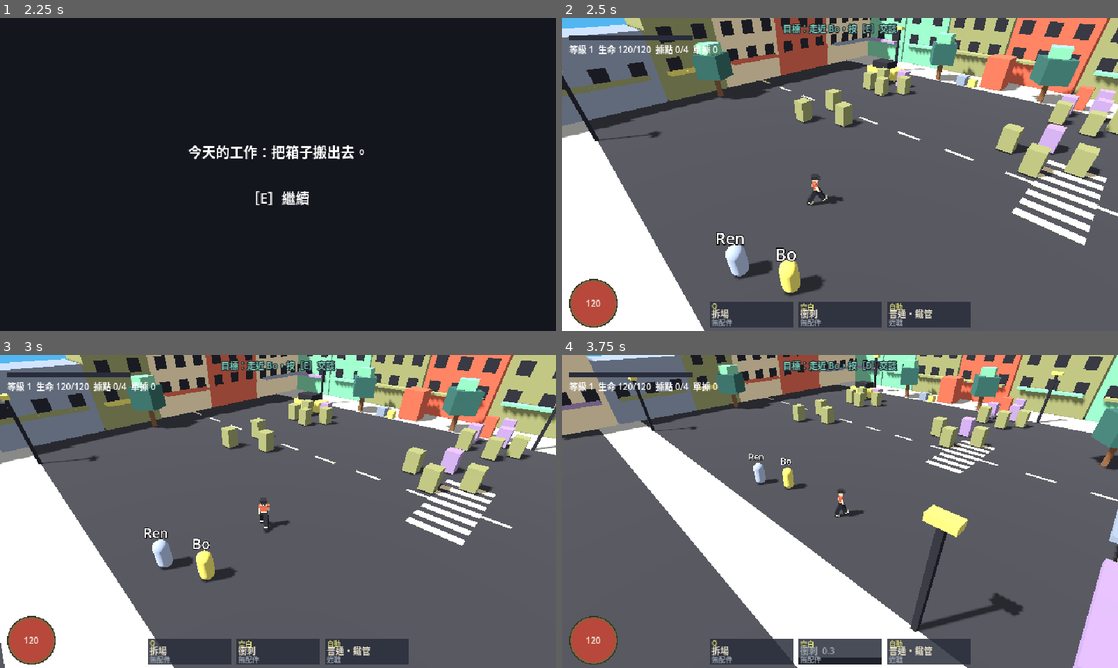
Above: before the commit, frames 1-4 (two rows, left to right).
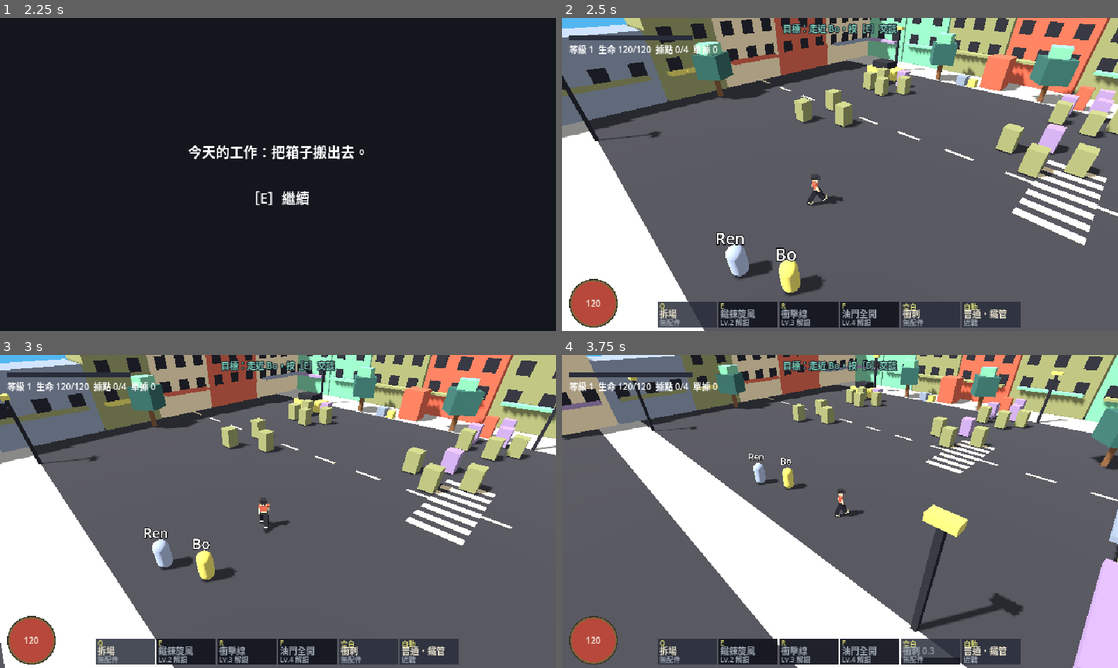
Above: after the commit, the same moments.

Repository: yauchai2/Game-Lab-2
Game: Godot game, scene res://game/title.tscn
Same seed, same stepped clock (60 frames per second), same inputs: the game is played once before the commit and once after it.
Inputs (mouse positions are in pixels of both pictures, inside the frame that each line leads up to):
- Up to frame 1 (2.25 s): click "新遊戲" at 0.5 s; click "選擇" at 1.25 s; tap Enter at 2 s; move the mouse to (400, 158) at 2.02 s; hold D from 2.03 s (still down); tap E at 2.1 s; click (400, 158) at 2.17 s
- Up to frame 2 (2.5 s): keep holding D; tap Space at 2.27 s; tap R at 2.3 s
- Up to frame 3 (3 s): move the mouse to (166, 527) at 2.77 s; release D at 2.78 s; hold S from 2.78 s (still down); tap R at 2.85 s; click (166, 527) at 2.92 s
- Up to frame 4 (3.75 s): tap Space at 3.02 s; tap F at 3.05, 3.6 s; move the mouse to (895, 442) at 3.52 s; release S at 3.53 s; hold D from 3.53 s (still down); click (895, 442) at 3.67 s

Frame 1 is identical in both runs. In frame 2, 4.4% of the frame differs, in the area x 17-83%, y 90-99%; in frame 3, 4.4%; in frame 4, 4.3%.

Commit message:
技能列擴充到 Q／E／R／F：通用技能、等級解鎖、每技能獨立配件槽，工作枱與畫面技能列更新
Co-Authored-By: Claude Sonnet 5.5 <noreply@anthropic.com>
Claude-Session: https://claude.ai/code/session_018tqqU7rwEZ4u67toavQ9ri

Diff:
--- a/game/scripts/bench.gd
+++ b/game/scripts/bench.gd
@@ -17,7 +17,10 @@
 	"body": "身體欄\n提供生命或技能傷害。",
 	"feet": "腳部欄\n提供移速或技能冷卻。",
 	"trinket": "飾物欄\n提供技能傷害、冷卻或普攻傷害。",
-	"demolish": "技能卡匣槽\n裝上配件，改變這個技能的效果。",
+	"demolish": "招牌技能槽（Q）\n裝上配件，改變這個技能的效果。\n點選技能槽後，再裝上配件，就會裝進這個技能。",
+	"skill_e": "鐵鍊旋風（E）\n身邊連續三下範圍打擊。\n點選技能槽後再裝配件。",
+	"skill_r": "衝擊線（R）\n朝滑鼠方向炸出一排爆炸。\n點選技能槽後再裝配件。",
+	"skill_f": "油門全開（F）\n短時間加快移動與普攻。\n配件的冷卻與範圍詞綴有效。",
 	"skate": "衝刺卡匣槽\n裝上配件，改變衝刺的效果。",
 }
 const TAGS := {"demolish": "技", "skate": "衝", "weapon": "武", "head": "頭", "body": "身", "feet": "腳", "trinket": "飾"}
@@ -28,6 +31,7 @@
 var hover_uid := -1
 var hover_slot := ""
 var message := ""
+var target_cart := "demolish"
 var body := Control.new()
 var tip_head_bg := ColorRect.new()
 var tip_head := Label.new()
@@ -165,25 +169,35 @@
 	var o := DOLL_ORIGIN
 	var sil := ColorRect.new()
 	sil.color = Color("1B1813")
-	sil.position = o + Vector2(0, 0)
-	sil.size = Vector2(376, 170)
+	sil.position = o
+	sil.size = Vector2(376, 128)
 	sil.mouse_filter = Control.MOUSE_FILTER_IGNORE
 	body.add_child(sil)
-	_slot_cell("weapon", 0, o + Vector2(24, 12), Vector2(48, 96))
-	_slot_cell("head", 0, o + Vector2(164, 6), Vector2(48, 44))
-	_slot_cell("body", 0, o + Vector2(164, 54), Vector2(48, 64))
-	_slot_cell("feet", 0, o + Vector2(164, 122), Vector2(48, 44))
-	_slot_cell("trinket", 0, o + Vector2(304, 12), Vector2(48, 44))
+	_slot_cell("weapon", 0, o + Vector2(24, 8), Vector2(48, 92))
+	_slot_cell("head", 0, o + Vector2(164, 4), Vector2(48, 32))
+	_slot_cell("body", 0, o + Vector2(164, 38), Vector2(48, 52))
+	_slot_cell("feet", 0, o + Vector2(164, 92), Vector2(48, 32))
+	_slot_cell("trinket", 0, o + Vector2(304, 8), Vector2(48, 36))
 	var w: Dictionary = jax.weapon_stats()
-	_label("普通攻擊：%s" % ("近戰" if w["kind"] == "melee" else "遠程"), o + Vector2(10, 114), 8, Color("8C8470"))
+	_label("普通攻擊：%s" % ("近戰" if w["kind"] == "melee" else "遠程"), o + Vector2(10, 106), 8, Color("8C8470"))
 
 func _cartridges() -> void:
-	var y := 204
-	var groups := [["demolish", "%s\n［Q］" % jax.skill_name, 244], ["skate", "衝刺\n［空白］", 436]]
-	for g in groups:
-		_label(g[1], Vector2(g[2], y), 9, Color("75C7B0"))
+	# 技能列：Q／E／R／F 與衝刺，各 2 個配件槽。點技能槽＝指定配件裝進哪個技能。
+	var groups := ["demolish", "skill_e", "skill_r", "skill_f", "skate"]
+	for gi in groups.size():
+		var cart: String = groups[gi]
+		var x := 244 + (gi % 2) * 190
+		var y := 164 + (gi / 2) * 25
+		var locked: bool = not jax.skill_unlocked(cart) if cart != "skate" else false
+		var key: String = jax.SKILL_KEYS.get(cart, "空白")
+		var nm: String = jax.skill_name if cart == "demolish" else ("衝刺" if cart == "skate" else jax.EXTRA_SKILLS[cart]["name"])
+		var col := Color("75C7B0") if cart == target_cart else (Color("5E5848") if locked else Color("C9BC9A"))
+		_label("%s\n%s" % [key, nm.left(3)], Vector2(x, y - 1), 8, col)
+		if locked:
+			_label("Lv.%d 解鎖" % jax.EXTRA_SKILLS[cart]["unlock"], Vector2(x + 48, y + 5), 9, Color("5E5848"))
+			continue
 		for i in 2:
-			_slot_cell(g[0], i, Vector2(g[2] + 48 + i * 66, y), Vector2(64, 30))
+			_slot_cell(cart, i, Vector2(x + 34 + i * 76, y), Vector2(74, 22))
 
 func _slot_cell(cart: String, idx: int, pos: Vector2, cell_size: Vector2) -> void:
 	var item: Variant = jax.slots[cart][idx]
@@ -202,13 +216,13 @@
 	var b := _cell(pos, cell_size, title, Color.WHITE if selected else border, CELL_ON if item != null else CELL, 3 if selected else 1)
 	b.add_theme_color_override("font_color", name_color)
 	b.add_theme_color_override("font_hover_color", name_color)
-	b.pressed.connect(_on_slot_pressed.bind(uid))
+	b.pressed.connect(_on_slot_pressed.bind(uid, cart))
 	b.mouse_entered.connect(_on_hover.bind(uid, cart))
 	b.mouse_exited.connect(_on_hover.bind(-1, ""))
 	b.gui_input.connect(_on_cell_input.bind(uid))
 
 func _inventory_grid() -> void:
-	_label("背包 %d／%d" % [jax.inventory.size(), jax.INVENTORY_LIMIT], Vector2(244, 240), 9, Color("C9BC9A"))
+	_label("背包 %d／%d　配件裝進：%s" % [jax.inventory.size(), jax.INVENTORY_LIMIT, jax.skill_name_of(target_cart)], Vector2(244, 240), 9, Color("C9BC9A"))
 	for n in jax.INVENTORY_LIMIT:
 		var pos := Vector2(244 + (n % 6) * 63, 254 + (n / 6) * 38)
 		if n >= jax.inventory.size():
@@ -258,8 +272,8 @@
 			t += "%s\n" % ("近戰・自動揮擊身邊敵人" if def["kind"] == "melee" else ("遠程・自動射擊最近的 3 個敵人" if def.get("pellets", 1) > 1 else "遠程・自動射擊最近的敵人"))
 			t += "傷害 %d　間隔 %.2f 秒　射程 %.1f 米\n" % [roundi(w["dmg"]), w["cd"], w["reach"]]
 	else:
-		var cname: String = jax.skill_name if cart == "demolish" else "滑板衝刺"
-		t += "[color=#9A927C]卡匣配件・%s[/color]\n%s\n" % [cname, def["desc"]]
+		var cname: String = "技能配件" if cart == "demolish" else "滑板衝刺"
+		t += "[color=#9A927C]%s[/color]\n%s\n" % [cname, def["desc"]]
 	t += "[color=#5E5848]────────[/color]\n"
 	var any := false
 	for part in jax.item_affix_text(item).split(", "):
@@ -276,8 +290,8 @@
 			current = jax.slots[cart][0]
 		if current != null:
 			t += "[color=#9A927C]裝上後會替換：%s[/color]" % jax.item_name(current)
-		elif cart not in GEAR_NAMES and jax.slots[cart].find(null) < 0:
-			t += "[color=#CC6657]兩個槽已滿，請先拆下一個[/color]"
+		elif cart not in GEAR_NAMES and jax.slots[target_cart if cart == "demolish" else cart].find(null) < 0:
+			t += "[color=#CC6657]選定的技能兩個槽已滿，請先拆下一個[/color]"
 		else:
 			t += "[color=#9A927C]雙擊裝上[/color]"
 	else:
@@ -324,9 +338,13 @@
 	message = ""
 	refresh()
 
-func _on_slot_pressed(uid: int) -> void:
+func _on_slot_pressed(uid: int, cart: String) -> void:
+	if cart in jax.SKILL_CARTS:
+		target_cart = cart
 	if uid >= 0:
 		_on_select(uid)
+	else:
+		refresh()
 
 func _on_cell_input(event: InputEvent, uid: int) -> void:
 	if uid >= 0 and event is InputEventMouseButton and event.pressed and event.double_click and event.button_index == MOUSE_BUTTON_LEFT:
@@ -334,7 +352,7 @@
 		act("toggle_equip")
 
 func act(method: String) -> void:
-	var msg: String = jax.call(method, selected_uid)
+	var msg: String = jax.toggle_equip(selected_uid, target_cart) if method == "toggle_equip" else jax.call(method, selected_uid)
 	SFX.play(self, "ui_error" if msg != "" else "ui_click", -4.0)
 	if method == "scrap_item":
 		selected_uid = -1
--- a/game/scripts/hud.gd
+++ b/game/scripts/hud.gd
@@ -145,15 +145,15 @@
 
 # ---------- 底部技能列 ----------
 
-const SKILL_BOX := Vector2(96, 30)
+const SKILL_BOX := Vector2(68, 30)
 
 func _build_skill_bar() -> void:
-	var defs := [["skill", "Q"], ["dash", "空白"], ["weapon", "自動"]]
+	var defs := [["demolish", "Q"], ["skill_e", "E"], ["skill_r", "R"], ["skill_f", "F"], ["dash", "空白"], ["weapon", "自動"]]
 	for i in defs.size():
 		var back := ColorRect.new()
 		back.color = Color(0.16, 0.18, 0.23, 0.85)
 		back.size = SKILL_BOX
-		back.position = Vector2(320 - 150 + i * 102, 326)
+		back.position = Vector2(320 - defs.size() * 35 + i * 70, 326)
 		add_child(back)
 		var cool := ColorRect.new()
 		cool.color = Color(0.05, 0.06, 0.09, 0.7)
@@ -169,31 +169,45 @@
 		back.add_child(key)
 		var title := Label.new()
 		title.position = Vector2(2, 6)
+		title.size = Vector2(SKILL_BOX.x - 4, 12)
+		title.clip_text = true
 		title.add_theme_font_size_override("font_size", 10)
 		back.add_child(title)
 		var sub := Label.new()
 		sub.position = Vector2(2, 17)
+		sub.size = Vector2(SKILL_BOX.x - 4, 11)
+		sub.clip_text = true
 		sub.add_theme_font_size_override("font_size", 8)
 		sub.add_theme_color_override("font_color", Color("9AA3AD"))
 		back.add_child(sub)
 		skill_boxes[defs[i][0]] = {"cool": cool, "title": title, "sub": sub}
 
-func _set_box(id: String, title: String, sub: String, remain: float, total: float) -> void:
+func _set_box(id: String, title: String, sub: String, remain: float, total: float, locked := false) -> void:
 	var box: Dictionary = skill_boxes[id]
 	box["title"].text = title
 	box["sub"].text = sub
 	box["cool"].size.y = SKILL_BOX.y * clampf(remain / maxf(total, 0.01), 0.0, 1.0)
+	if locked:
+		box["cool"].size.y = SKILL_BOX.y
 	box["cool"].position.y = SKILL_BOX.y - box["cool"].size.y
-	box["title"].add_theme_color_override("font_color", Color("E7DFC9") if remain <= 0.0 else Color("9AA3AD"))
+	box["title"].add_theme_color_override("font_color", Color("E7DFC9") if remain <= 0.0 and not locked else Color("9AA3AD"))
 
 func _update_skill_bar() -> void:
-	var skill_sub: String = jax.slot_names("demolish")
+	var w: Dictionary = jax.weapon_stats()
+	for cart in jax.SKILL_CARTS:
+		var nm: String = jax.skill_name_of(cart)
+		var remain: float = jax.skill_timer_of(cart)
+		var total: float = jax.skill_cooldown if cart == "demolish" else jax.EXTRA_SKILLS[cart]["cd"]
+		var locked: bool = not jax.skill_unlocked(cart)
+		var atts: String = jax.slot_names(cart)
+		var sub := "Lv.%d 解鎖" % jax.EXTRA_SKILLS[cart]["unlock"] if locked else (atts if atts != "" else "無配件")
+		var title := nm if remain <= 0.0 or locked else "%s %.1f" % [nm, remain]
+		if cart == "skill_f" and jax.buff_left > 0.0:
+			title = "%s %.1f" % [nm, jax.buff_left]
+		_set_box(cart, title, sub, remain, total, locked)
+	var dcd: float = jax.dash_timer
 	var dash_sub: String = jax.slot_names("skate")
-	var w: Dictionary = jax.weapon_stats()
-	var cd: float = jax.skill_timer
-	var dcd: float = jax.dash_timer
-	_set_box("skill", jax.skill_name + ("" if cd <= 0.0 else "  %.1f" % cd), skill_sub if skill_sub != "" else "無配件", cd, jax.skill_cooldown)
-	_set_box("dash", "衝刺" + ("" if dcd <= 0.0 else "  %.1f" % dcd), dash_sub if dash_sub != "" else "無配件", dcd, jax.dash_cooldown)
+	_set_box("dash", "衝刺" + ("" if dcd <= 0.0 else " %.1f" % dcd), dash_sub if dash_sub != "" else "無配件", dcd, jax.dash_cooldown)
 	var wi: Variant = jax.slots["weapon"][0]
 	_set_box("weapon", jax.item_name(wi) if wi != null else "空手", "近戰" if w["kind"] == "melee" else "遠程", 0.0, 1.0)
 
--- a/game/scripts/jax.gd
+++ b/game/scripts/jax.gd
@@ -28,7 +28,7 @@
 
 var receipts := 0
 var inventory: Array = []
-var slots := {"demolish": [null, null], "skate": [null, null], "weapon": [null], "head": [null], "body": [null], "feet": [null], "trinket": [null]}
+var slots := {"demolish": [null, null], "skill_e": [null, null], "skill_r": [null, null], "skill_f": [null, null], "skate": [null, null], "weapon": [null], "head": [null], "body": [null], "feet": [null], "trinket": [null]}
 var base_speed := 6.0
 var gear_hp_bonus := 0
 var next_uid := 1
@@ -59,6 +59,16 @@
 var skill_name := "拆場"
 var skill_desc := "身邊範圍震擊"
 var skill_center := Vector3.ZERO
+## 技能列：Q 是角色招牌技，E／R／F 是通用技，達到等級解鎖。每個技能有自己的 2 個配件槽。
+const SKILL_CARTS := ["demolish", "skill_e", "skill_r", "skill_f"]
+const SKILL_KEYS := {"demolish": "Q", "skill_e": "E", "skill_r": "R", "skill_f": "F"}
+const EXTRA_SKILLS := {
+	"skill_e": {"name": "鐵鍊旋風", "desc": "在身邊揮舞鐵鍊，連續三下範圍打擊", "unlock": 2, "cd": 4.0},
+	"skill_r": {"name": "衝擊線", "desc": "朝滑鼠方向依序炸出一排爆炸", "unlock": 3, "cd": 5.0},
+	"skill_f": {"name": "油門全開", "desc": "短時間大幅加快移動與普通攻擊", "unlock": 4, "cd": 14.0},
+}
+var extra_timers := {"skill_e": 0.0, "skill_r": 0.0, "skill_f": 0.0}
+var buff_left := 0.0
 
 func _ready() -> void:
 	add_to_group("player")
@@ -123,7 +133,7 @@
 	item_rolls = d["item_rolls"]
 	for cart in slots:
 		for i in slots[cart].size():
-			var uid: int = d["equipped"][cart][i]
+			var uid: int = d["equipped"].get(cart, [-1, -1])[i]
 			slots[cart][i] = find_item(uid) if uid >= 0 else null
 
 func xp_to_next() -> int:
@@ -277,8 +287,10 @@
 				return {"cart": cart, "idx": i}
 	return {}
 
-func item_in_slots(type: String) -> Variant:
+func item_in_slots(type: String, only_cart := "") -> Variant:
 	for cart in slots:
+		if only_cart != "" and cart != only_cart:
+			continue
 		for it in slots[cart]:
 			if it != null and it["type"] == type:
 				return it
@@ -352,7 +364,7 @@
 	return true
 
 # Bench actions return an empty string on success, or a message for the player.
-func toggle_equip(uid: int) -> String:
+func toggle_equip(uid: int, target := "") -> String:
 	var info := slot_info(uid)
 	if not info.is_empty():
 		slots[info["cart"]][info["idx"]] = null
@@ -368,11 +380,18 @@
 		recalc_gear()
 		SFX.play(self, "ui_click", -6.0)
 		return ""
-	var free: int = slots[cart].find(null)
-	if free < 0:
-		return "此卡匣兩個槽已滿，請先拆下一個。"
-	slots[cart][free] = item
-	return ""
+	# 技能配件：優先裝進指定的技能，否則裝進第一個有空槽的已解鎖技能。
+	var order: Array = SKILL_CARTS if cart == "demolish" else [cart]
+	if cart == "demolish" and target in SKILL_CARTS:
+		order = [target]
+	for c in order:
+		if not skill_unlocked(c):
+			continue
+		var free: int = slots[c].find(null)
+		if free >= 0:
+			slots[c][free] = item
+			return ""
+	return "選定的技能兩個槽已滿，請先拆下一個。" if order.size() == 1 else "所有已解鎖技能的槽都滿了。"
 
 func reroll_item(uid: int) -> String:
 	var item: Variant = find_item(uid)
@@ -439,6 +458,12 @@
 	elif event is InputEventKey and event.pressed and not event.echo:
 		if event.keycode == KEY_Q:
 			use_skill()
+		elif event.keycode == KEY_E:
+			use_extra("skill_e")
+		elif event.keycode == KEY_R:
+			use_extra("skill_r")
+		elif event.keycode == KEY_F:
+			use_extra("skill_f")
 		elif event.keycode == KEY_SPACE:
 			# 有按方向鍵就朝該方向衝刺，否則朝滑鼠位置。
 			var wasd := _move_input()
@@ -532,6 +557,50 @@
 			_spawn_zone(global_position, 1.2, 2.5, int(6 * item_power(trail) * (1.0 + affix_total("dmg", "skate") / 100.0)), Color("CC6657"))
 
 # 拆場: short windup, then a shockwave that hits every enemy in range.
+func skill_unlocked(cart: String) -> bool:
+	return not EXTRA_SKILLS.has(cart) or level >= EXTRA_SKILLS[cart]["unlock"]
+
+func skill_name_of(cart: String) -> String:
+	return skill_name if cart == "demolish" else EXTRA_SKILLS[cart]["name"]
+
+func skill_timer_of(cart: String) -> float:
+	return skill_timer if cart == "demolish" else extra_timers[cart]
+
+func _reduce_cd(cart: String, amount: float) -> void:
+	if cart == "demolish":
+		skill_timer = maxf(skill_timer - amount, 0.0)
+	else:
+		extra_timers[cart] = maxf(extra_timers[cart] - amount, 0.0)
+
+# E／R／F：通用技能，即時施放。
+func use_extra(cart: String) -> void:
+	var def: Dictionary = EXTRA_SKILLS[cart]
+	if dead or not skill_unlocked(cart) or extra_timers[cart] > 0.0 or dash_left > 0.0 or windup_left >= 0.0:
+		return
+	var cd: float = def["cd"] * (1.0 - affix_total("cd", cart) / 100.0)
+	extra_timers[cart] = cd
+	match cart:
+		"skill_e":
+			SFX.play(self, "slam", -3.0)
+			_run_skill(cart, [global_position], 0.5, 3.0, 3, 0.3)
+		"skill_r":
+			var p: Variant = _pick_point(get_viewport().get_mouse_position())
+			var aim: Vector3 = p if p != null else global_position - global_transform.basis.z * 6.0
+			var dir := aim - global_position
+			dir.y = 0.0
+			dir = dir.normalized() if dir.length() > 0.1 else -global_transform.basis.z
+			look_at(global_position + dir, Vector3.UP)
+			var centers: Array = []
+			for i in 4:
+				centers.append(global_position + dir * (2.0 + 2.2 * i))
+			SFX.play(self, "slam", -3.0)
+			_run_skill(cart, centers, 0.9, 1.6, 1, 0.0)
+		"skill_f":
+			buff_left = 5.0 + affix_total("range", cart) * 3.0
+			SFX.play(self, "pickup_item", -2.0)
+			flash_text = "油門全開！"
+			levelup_flash = 1.2
+
 func use_skill() -> void:
 	if dead or skill_timer > 0.0 or windup_left >= 0.0 or dash_left > 0.0:
 		return
@@ -546,26 +615,31 @@
 		skill_center = global_position + off
 		if off.length() > 0.1:
 			look_at(global_position + off, Vector3.UP)
-	windup_left = skill_windup + (0.2 if item_in_slots("heavy") != null else 0.0)
+	windup_left = skill_windup + (0.2 if item_in_slots("heavy", "demolish") != null else 0.0)
 	skill_cast.emit(skill_name, slot_names("demolish"))
 	SFX.play(self, "windup", -6.0)
 	skill_timer = skill_cooldown * (1.0 - affix_total("cd", "demolish") / 100.0)
 
 func _slam() -> void:
 	SFX.play(self, "slam")
-	var dmg := float(skill_damage) * (1.0 + affix_total("dmg", "demolish") / 100.0)
-	var radius := skill_radius + affix_total("range", "demolish")
-	var hits := 1
+	var center := skill_center if char_id == "skye" else global_position
+	_run_skill("demolish", [center], 1.0, skill_radius, 1, 0.35)
+
+# 通用的傷害技能：依該技能槽內的配件決定傷害、範圍、連擊、延遲與附加效果。
+func _run_skill(cart: String, centers: Array, dmg_mult: float, radius_base: float, hits_base: int, tick: float) -> void:
+	var dmg := float(skill_damage) * dmg_mult * (1.0 + affix_total("dmg", cart) / 100.0)
+	var radius := radius_base + affix_total("range", cart)
+	var hits := hits_base
 	var delay := 0.0
-	var opts := {"knock": 6.0, "vacuum": 0.0, "chain": 0.0, "frenzy": 0.0}
-	var heavy: Variant = item_in_slots("heavy")
-	var delayed: Variant = item_in_slots("delay")
-	var burst: Variant = item_in_slots("burst")
-	var linger: Variant = item_in_slots("linger")
-	var knock: Variant = item_in_slots("knock")
-	var vacuum: Variant = item_in_slots("vacuum")
-	var chain: Variant = item_in_slots("chain")
-	var frenzy: Variant = item_in_slots("frenzy")
+	var opts := {"knock": 6.0, "vacuum": 0.0, "chain": 0.0, "frenzy": 0.0, "cd_key": cart}
+	var heavy: Variant = item_in_slots("heavy", cart)
+	var delayed: Variant = item_in_slots("delay", cart)
+	var burst: Variant = item_in_slots("burst", cart)
+	var linger: Variant = item_in_slots("linger", cart)
+	var knock: Variant = item_in_slots("knock", cart)
+	var vacuum: Variant = item_in_slots("vacuum", cart)
+	var chain: Variant = item_in_slots("chain", cart)
+	var frenzy: Variant = item_in_slots("frenzy", cart)
 	if heavy != null:
 		dmg *= 1.0 + 0.5 * item_power(heavy)
 	if delayed != null:
@@ -573,8 +647,9 @@
 		radius += 1.0 * item_power(delayed)
 		delay = 0.8 if delayed["rarity"] < 2 else 0.6
 	if burst != null:
-		hits = 3 if burst["rarity"] == 2 else 2
-		dmg *= (0.6 if hits == 2 else 0.5) * item_power(burst)
+		var extra := 3 if burst["rarity"] == 2 else 2
+		hits = hits_base * extra
+		dmg *= (0.6 if extra == 2 else 0.5) * item_power(burst)
 	if knock != null:
 		opts["knock"] = 15.0 * item_power(knock)
 	if vacuum != null:
@@ -583,17 +658,18 @@
 		opts["chain"] = dmg * 0.5 * item_power(chain)
 	if frenzy != null:
 		opts["frenzy"] = 0.25 * item_power(frenzy)
-	var center := skill_center if char_id == "skye" else global_position
-	for h in hits:
-		var t := delay + h * 0.35
-		if t <= 0.0:
-			_impact(center, int(dmg), radius, opts)
-		else:
-			get_tree().create_timer(t, false).timeout.connect(_impact.bind(center, int(dmg), radius, opts))
-	if delay > 0.0:
-		_spawn_zone(center, radius, delay, 0, Color("D6D573"))
-	if linger != null:
-		_spawn_zone(center, 2.0, 3.0 + 0.5 * linger["rarity"], int(8 * item_power(linger)), Color("CC6657"))
+	for ci in centers.size():
+		var center: Vector3 = centers[ci]
+		for h in hits:
+			var t := delay + h * maxf(tick, 0.2 if hits > 1 else 0.0) + ci * 0.09
+			if t <= 0.0:
+				_impact(center, int(dmg), radius, opts)
+			else:
+				get_tree().create_timer(t, false).timeout.connect(_impact.bind(center, int(dmg), radius, opts))
+		if delay > 0.0:
+			_spawn_zone(center, radius, delay, 0, Color("D6D573"))
+		if linger != null:
+			_spawn_zone(center, 2.0, 3.0 + 0.5 * linger["rarity"], int(8 * item_power(linger)), Color("CC6657"))
 
 func _impact(center: Vector3, dmg: int, radius: float, opts: Dictionary) -> void:
 	var hit_count := 0
@@ -615,7 +691,7 @@
 		for pos in kills:
 			_explode(pos, 2.5, int(opts["chain"]))
 	if opts["frenzy"] > 0.0 and hit_count > 0:
-		skill_timer = maxf(skill_timer - opts["frenzy"] * hit_count, 0.0)
+		_reduce_cd(opts["cd_key"], opts["frenzy"] * hit_count)
 	if hit_count > 0:
 		slammed.emit(hit_count)
 		_hit_stop(0.07)
@@ -666,7 +742,10 @@
 
 func _physics_process(delta: float) -> void:
 	skill_timer = maxf(skill_timer - delta, 0.0)
-	attack_timer = maxf(attack_timer - delta, 0.0)
+	for k in extra_timers:
+		extra_timers[k] = maxf(extra_timers[k] - delta, 0.0)
+	buff_left = maxf(buff_left - delta, 0.0)
+	attack_timer = maxf(attack_timer - delta * (1.3 if buff_left > 0.0 else 1.0), 0.0)
 	attack_swing = maxf(attack_swing - delta * 5.0, 0.0)
 	dash_timer = maxf(dash_timer - delta, 0.0)
 	iframe_left = maxf(iframe_left - delta, 0.0)
@@ -694,7 +773,7 @@
 	else:
 		var dir := _move_input()
 		if dir != Vector3.ZERO:
-			move = dir * speed
+			move = dir * speed * (1.4 if buff_left > 0.0 else 1.0)
 			look_at(global_position + dir, Vector3.UP)
 	if windup_left < 0.0 and dash_left <= 0.0:
 		_auto_attack()
Not shown, changed: docs/guides/godot-setup.md
